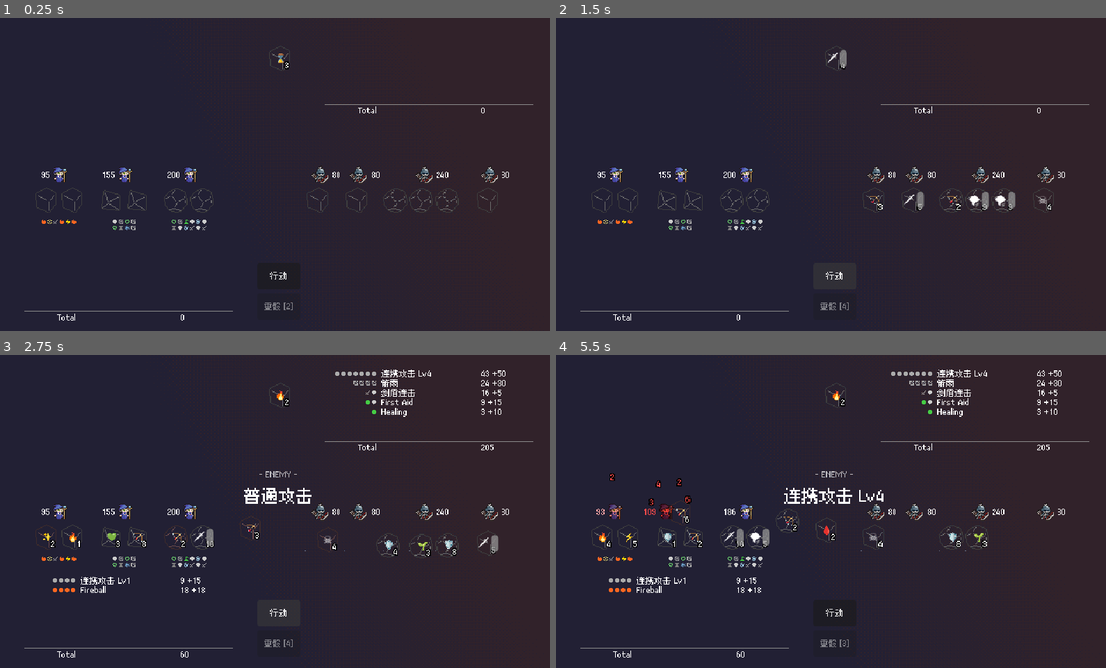
Above: before the commit, frames 1-4 (two rows, left to right).
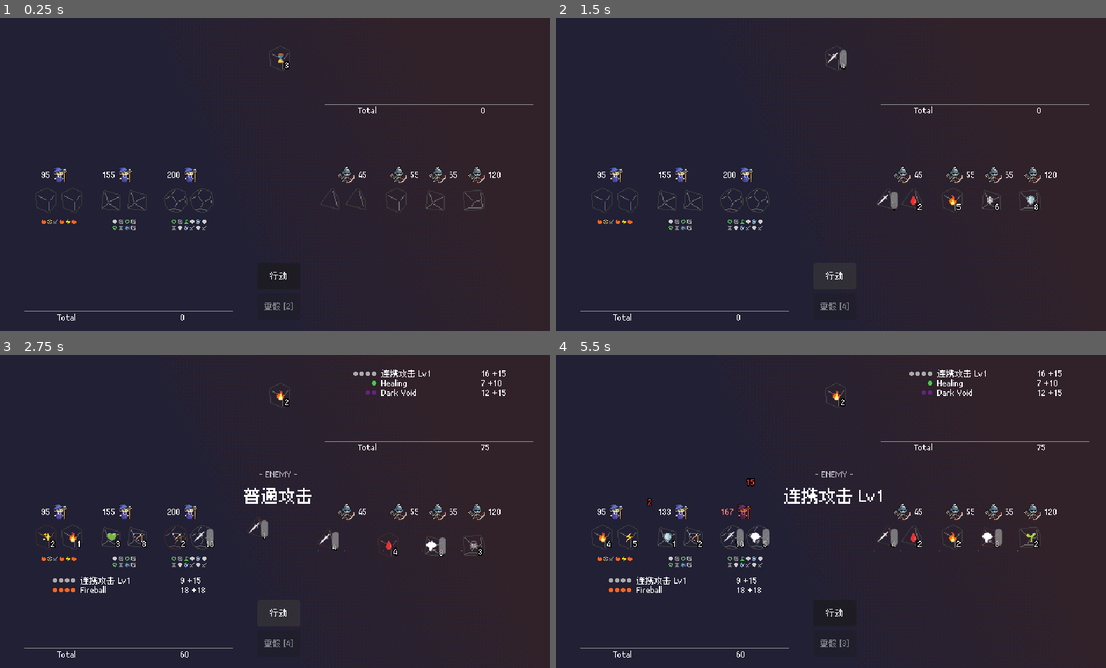
Above: after the commit, the same moments.

Repository: betairylia/DiceQuestPro
Game: Godot game, scene res://Prototyping/Prototype.tscn
Same seed, same stepped clock (60 frames per second), same inputs: the game is played once before the commit and once after it.
Inputs (mouse positions are in pixels of both pictures, inside the frame that each line leads up to):
- Up to frame 1 (0.25 s): no input
- Up to frame 2 (1.5 s): click "行动" at 0.5 s; click "行动" at 1.25 s
- Up to frame 3 (2.75 s): click "行动" at 2 s
- Up to frame 4 (5.5 s): move the mouse to (836, 395) at 2.77 s; click (836, 395) at 2.92 s; move the mouse to (572, 511) at 3.52 s; click (572, 511) at 3.67 s; move the mouse to (600, 536) at 4.27 s; click (600, 536) at 4.42 s; click "重骰 [4]" at 5 s

The runs differ from the first frame. In frame 1, 1.1% of the frame differs, in the area x 55-93%, y 47-63%; in frame 2, 1.5%; in frame 3, 1.9%; in frame 4, 2.5%, in the area x 7-93%, y 4-63%.

Commit message:
Checkpoint before creating new player character data
Co-Authored-By: Claude Opus 4.6 <noreply@anthropic.com>

Diff:
--- /dev/null
+++ b/Prototyping/Data/Enemies/CommonDice/BossReviveD10.tres
@@ -0,0 +1,9 @@
+[gd_resource type="Resource" script_class="DiceData" format=3]
+
+[ext_resource type="Script" uid="uid://dl5xgr47sh7i" path="res://Source/Core/Structs/dice_data.gd" id="1_dice"]
+
+[resource]
+script = ExtResource("1_dice")
+type = 3
+elements = Array[int]([8, 10, 16, 7, 8, 0, 7, 10, 8, 7])
+metadata/_custom_type_script = "uid://dl5xgr47sh7i"
--- /dev/null
+++ b/Prototyping/Data/Enemies/CommonDice/IcyReviveD4.tres
@@ -0,0 +1,8 @@
+[gd_resource type="Resource" script_class="DiceData" format=3]
+
+[ext_resource type="Script" uid="uid://dl5xgr47sh7i" path="res://Source/Core/Structs/dice_data.gd" id="1_dice"]
+
+[resource]
+script = ExtResource("1_dice")
+elements = Array[int]([11, 7, 7, 8])
+metadata/_custom_type_script = "uid://dl5xgr47sh7i"
--- /dev/null
+++ b/Prototyping/Data/Enemies/CommonDice/NatureReviveD4.tres
@@ -0,0 +1,8 @@
+[gd_resource type="Resource" script_class="DiceData" format=3]
+
+[ext_resource type="Script" uid="uid://dl5xgr47sh7i" path="res://Source/Core/Structs/dice_data.gd" id="1_dice"]
+
+[resource]
+script = ExtResource("1_dice")
+elements = Array[int]([6, 7, 7, 8])
+metadata/_custom_type_script = "uid://dl5xgr47sh7i"
--- /dev/null
+++ b/Prototyping/Data/Enemies/CommonDice/StoneReviveD6.tres
@@ -0,0 +1,9 @@
+[gd_resource type="Resource" script_class="DiceData" format=3]
+
+[ext_resource type="Script" uid="uid://dl5xgr47sh7i" path="res://Source/Core/Structs/dice_data.gd" id="1_dice"]
+
+[resource]
+script = ExtResource("1_dice")
+type = 1
+elements = Array[int]([9, 7, 8, 7, 7, 8])
+metadata/_custom_type_script = "uid://dl5xgr47sh7i"
--- /dev/null
+++ b/Prototyping/Data/Enemies/CommonDice/WindReviveD4.tres
@@ -0,0 +1,8 @@
+[gd_resource type="Resource" script_class="DiceData" format=3]
+
+[ext_resource type="Script" uid="uid://dl5xgr47sh7i" path="res://Source/Core/Structs/dice_data.gd" id="1_dice"]
+
+[resource]
+script = ExtResource("1_dice")
+elements = Array[int]([5, 7, 7, 8])
+metadata/_custom_type_script = "uid://dl5xgr47sh7i"
--- /dev/null
+++ b/Prototyping/Data/Enemies/DarkCultist.tres
@@ -0,0 +1,18 @@
+[gd_resource type="Resource" script_class="MobData" format=3]
+
+[ext_resource type="Script" uid="uid://dl5xgr47sh7i" path="res://Source/Core/Structs/dice_data.gd" id="1_dice"]
+[ext_resource type="Script" uid="uid://crdy3x714y4kr" path="res://Source/Core/Structs/mob_data.gd" id="2_mob"]
+[ext_resource type="Resource" uid="uid://djl65v86opl3o" path="res://Prototyping/Data/Enemies/CommonDice/SkeletonReviveD4.tres" id="3_revive"]
+
+[sub_resource type="Resource" id="Resource_alive1"]
+script = ExtResource("1_dice")
+type = 1
+elements = Array[int]([10, 2, 10, 16, 2, 10])
+metadata/_custom_type_script = "uid://dl5xgr47sh7i"
+
+[resource]
+script = ExtResource("2_mob")
+max_health = 55
+alive_dice = Array[ExtResource("1_dice")]([SubResource("Resource_alive1")])
+dead_dice = Array[ExtResource("1_dice")]([ExtResource("3_revive")])
+metadata/_custom_type_script = "uid://crdy3x714y4kr"
--- /dev/null
+++ b/Prototyping/Data/Enemies/FrostWraith.tres
@@ -0,0 +1,18 @@
+[gd_resource type="Resource" script_class="MobData" format=3]
+
+[ext_resource type="Script" uid="uid://dl5xgr47sh7i" path="res://Source/Core/Structs/dice_data.gd" id="1_dice"]
+[ext_resource type="Script" uid="uid://crdy3x714y4kr" path="res://Source/Core/Structs/mob_data.gd" id="2_mob"]
+[ext_resource type="Resource" path="res://Prototyping/Data/Enemies/CommonDice/IcyReviveD4.tres" id="3_revive"]
+
+[sub_resource type="Resource" id="Resource_alive1"]
+script = ExtResource("1_dice")
+type = 2
+elements = Array[int]([11, 5, 11, 9, 5, 11, 7, 5])
+metadata/_custom_type_script = "uid://dl5xgr47sh7i"
+
+[resource]
+script = ExtResource("2_mob")
+max_health = 65
+alive_dice = Array[ExtResource("1_dice")]([SubResource("Resource_alive1")])
+dead_dice = Array[ExtResource("1_dice")]([ExtResource("3_revive")])
+metadata/_custom_type_script = "uid://crdy3x714y4kr"
--- /dev/null
+++ b/Prototyping/Data/Enemies/GoblinBerserker.tres
@@ -0,0 +1,22 @@
+[gd_resource type="Resource" script_class="MobData" format=3]
+
+[ext_resource type="Script" uid="uid://dl5xgr47sh7i" path="res://Source/Core/Structs/dice_data.gd" id="1_dice"]
+[ext_resource type="Script" uid="uid://crdy3x714y4kr" path="res://Source/Core/Structs/mob_data.gd" id="2_mob"]
+[ext_resource type="Resource" uid="uid://djl65v86opl3o" path="res://Prototyping/Data/Enemies/CommonDice/SkeletonReviveD4.tres" id="3_revive"]
+
+[sub_resource type="Resource" id="Resource_alive1"]
+script = ExtResource("1_dice")
+elements = Array[int]([0, 0, 16, 0])
+metadata/_custom_type_script = "uid://dl5xgr47sh7i"
+
+[sub_resource type="Resource" id="Resource_alive2"]
+script = ExtResource("1_dice")
+elements = Array[int]([0, 16, 0, 0])
+metadata/_custom_type_script = "uid://dl5xgr47sh7i"
+
+[resource]
+script = ExtResource("2_mob")
+max_health = 45
+alive_dice = Array[ExtResource("1_dice")]([SubResource("Resource_alive1"), SubResource("Resource_alive2")])
+dead_dice = Array[ExtResource("1_dice")]([ExtResource("3_revive")])
+metadata/_custom_type_script = "uid://crdy3x714y4kr"
--- /dev/null
+++ b/Prototyping/Data/Enemies/PoisonToad.tres
@@ -0,0 +1,18 @@
+[gd_resource type="Resource" script_class="MobData" format=3]
+
+[ext_resource type="Script" uid="uid://dl5xgr47sh7i" path="res://Source/Core/Structs/dice_data.gd" id="1_dice"]
+[ext_resource type="Script" uid="uid://crdy3x714y4kr" path="res://Source/Core/Structs/mob_data.gd" id="2_mob"]
+[ext_resource type="Resource" path="res://Prototyping/Data/Enemies/CommonDice/NatureReviveD4.tres" id="3_revive"]
+
+[sub_resource type="Resource" id="Resource_alive1"]
+script = ExtResource("1_dice")
+type = 3
+elements = Array[int]([15, 6, 15, 13, 14, 15, 6, 9, 15, 7])
+metadata/_custom_type_script = "uid://dl5xgr47sh7i"
+
+[resource]
+script = ExtResource("2_mob")
+max_health = 120
+alive_dice = Array[ExtResource("1_dice")]([SubResource("Resource_alive1")])
+dead_dice = Array[ExtResource("1_dice")]([ExtResource("3_revive")])
+metadata/_custom_type_script = "uid://crdy3x714y4kr"
--- /dev/null
+++ b/Prototyping/Data/Enemies/StoneGolem.tres
@@ -0,0 +1,18 @@
+[gd_resource type="Resource" script_class="MobData" format=3]
+
+[ext_resource type="Script" uid="uid://dl5xgr47sh7i" path="res://Source/Core/Structs/dice_data.gd" id="1_dice"]
+[ext_resource type="Script" uid="uid://crdy3x714y4kr" path="res://Source/Core/Structs/mob_data.gd" id="2_mob"]
+[ext_resource type="Resource" path="res://Prototyping/Data/Enemies/CommonDice/StoneReviveD6.tres" id="3_revive"]
+
+[sub_resource type="Resource" id="Resource_alive1"]
+script = ExtResource("1_dice")
+type = 4
+elements = Array[int]([9, 0, 9, 7, 9, 0, 9, 7, 9, 0, 4, 9])
+metadata/_custom_type_script = "uid://dl5xgr47sh7i"
+
+[resource]
+script = ExtResource("2_mob")
+max_health = 180
+alive_dice = Array[ExtResource("1_dice")]([SubResource("Resource_alive1")])
+dead_dice = Array[ExtResource("1_dice")]([ExtResource("3_revive")])
+metadata/_custom_type_script = "uid://crdy3x714y4kr"
--- /dev/null
+++ b/Prototyping/Data/Enemies/ThunderHawk.tres
@@ -0,0 +1,18 @@
+[gd_resource type="Resource" script_class="MobData" format=3]
+
+[ext_resource type="Script" uid="uid://dl5xgr47sh7i" path="res://Source/Core/Structs/dice_data.gd" id="1_dice"]
+[ext_resource type="Script" uid="uid://crdy3x714y4kr" path="res://Source/Core/Structs/mob_data.gd" id="2_mob"]
+[ext_resource type="Resource" path="res://Prototyping/Data/Enemies/CommonDice/WindReviveD4.tres" id="3_revive"]
+
+[sub_resource type="Resource" id="Resource_alive1"]
+script = ExtResource("1_dice")
+type = 2
+elements = Array[int]([4, 5, 4, 1, 5, 4, 5, 12])
+metadata/_custom_type_script = "uid://dl5xgr47sh7i"
+
+[resource]
+script = ExtResource("2_mob")
+max_health = 70
+alive_dice = Array[ExtResource("1_dice")]([SubResource("Resource_alive1")])
+dead_dice = Array[ExtResource("1_dice")]([ExtResource("3_revive")])
+metadata/_custom_type_script = "uid://crdy3x714y4kr"
--- a/Prototyping/Data/TestEnemy.tres
+++ b/Prototyping/Data/TestEnemy.tres
@@ -3,7 +3,7 @@
 [ext_resource type="Script" uid="uid://dl5xgr47sh7i" path="res://Source/Core/Structs/dice_data.gd" id="1_e1qxy"]
 [ext_resource type="Script" uid="uid://crdy3x714y4kr" path="res://Source/Core/Structs/mob_data.gd" id="2_0eo7i"]
 [ext_resource type="Resource" uid="uid://eopw8wt81j8x" path="res://Prototyping/Data/Players/FighterD12.tres" id="2_piiid"]
-[ext_resource type="Resource" uid="uid://o70mergyi2pw" path="res://Prototyping/Data/Players/FireMageD6.tres" id="3_3ow8h"]
+[ext_resource type="Resource" path="res://Prototyping/Data/Enemies/CommonDice/BossReviveD10.tres" id="3_3ow8h"]
 
 [resource]
 script = ExtResource("2_0eo7i")
--- a/Prototyping/Prototype.tscn
+++ b/Prototyping/Prototype.tscn
@@ -29,6 +29,10 @@
 [ext_resource type="Resource" uid="uid://cfvv3kt620lpc" path="res://Prototyping/Data/Spells/WaterWind.tres" id="18_gs7dv"]
 [ext_resource type="Resource" uid="uid://bufwb5okw5ard" path="res://Prototyping/Data/Players/ElfArcher.tres" id="22_5dhfo"]
 [ext_resource type="Resource" uid="uid://p6ikve6sm4ma" path="res://Prototyping/Data/Enemies/SkeletonArcher.tres" id="23_hmc7b"]
+[ext_resource type="Resource" path="res://Prototyping/Data/Enemies/GoblinBerserker.tres" id="24_gobln"]
+[ext_resource type="Resource" path="res://Prototyping/Data/Enemies/DarkCultist.tres" id="25_cultist"]
+[ext_resource type="Resource" path="res://Prototyping/Data/Enemies/FrostWraith.tres" id="26_wraith"]
+[ext_resource type="Resource" path="res://Prototyping/Data/Enemies/PoisonToad.tres" id="27_toad"]
 
 [sub_resource type="Resource" id="Resource_w0thr"]
 script = ExtResource("16_icd36")
@@ -40,7 +44,7 @@
 script = ExtResource("1_c6oeu")
 spells = Array[ExtResource("2_5couh")]([ExtResource("6_lo0wb"), ExtResource("4_tq74n"), ExtResource("7_icd36"), ExtReso …(337 unchanged characters)…
 playersData = Array[ExtResource("2_544xo")]([ExtResource("3_5couh"), ExtResource("22_5dhfo"), ExtResource("3_eo8vy")])
-enemiesData = Array[ExtResource("2_544xo")]([ExtResource("23_hmc7b"), ExtResource("23_hmc7b"), ExtResource("7_epufo"), ExtResource("23_hmc7b")])
+enemiesData = Array[ExtResource("2_544xo")]([ExtResource("24_gobln"), ExtResource("25_cultist"), ExtResource("26_wraith"), ExtResource("27_toad")])
 envDie = SubResource("Resource_w0thr")
 
 [node name="Background" type="Sprite2D" parent="." unique_id=270487990]
